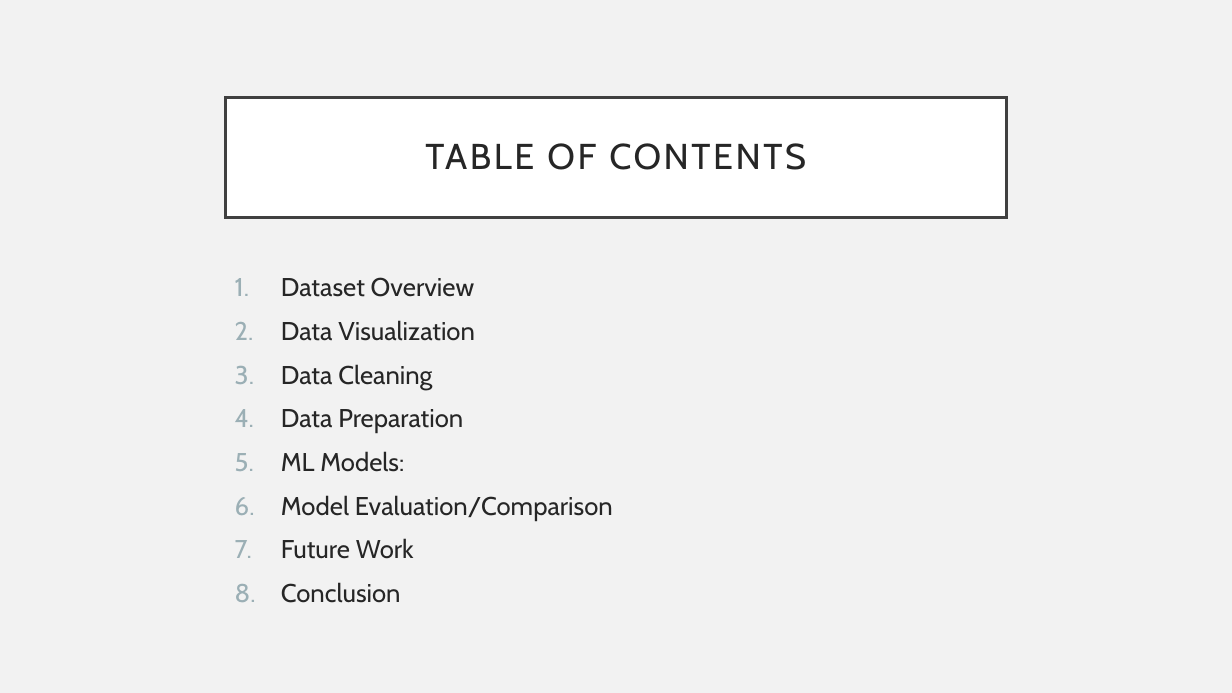
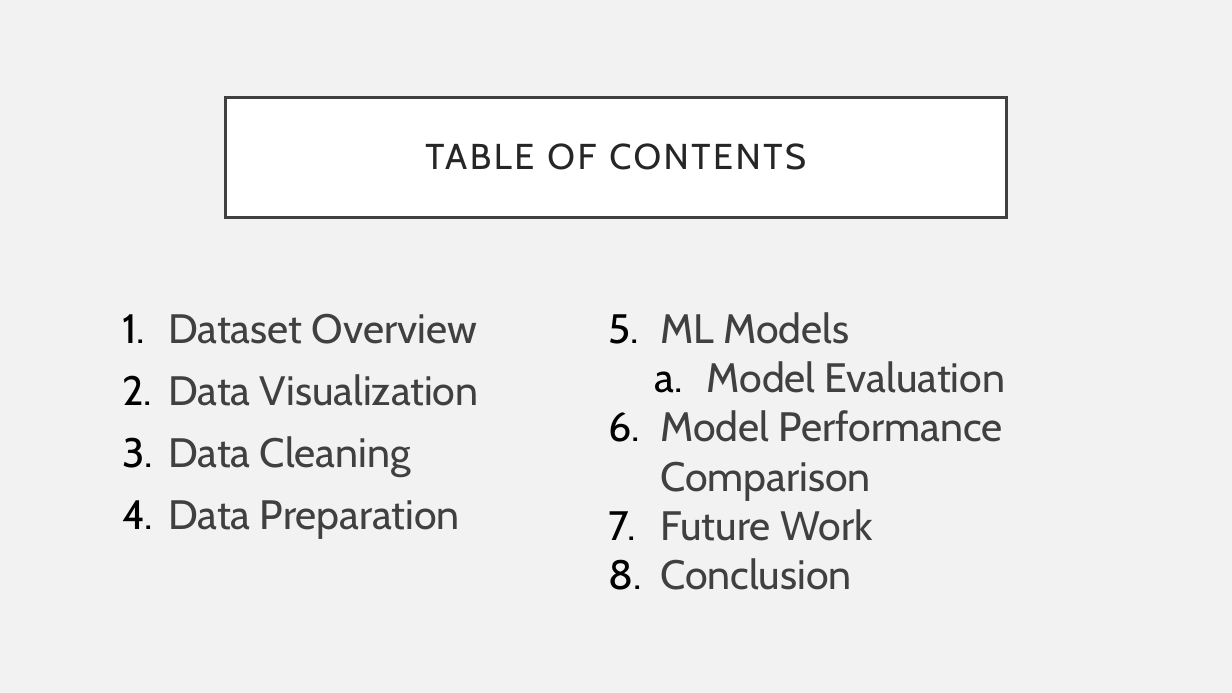
Before and after one commit to EZRA-DVLPR/MachineLearning-Comp542, a slide deck: slide 3 of group_proj/presentations/FinalPresentation.pptx. Drawn at 1232x693 pixels with LibreOffice and Linux fonts; fonts in the diff are those of the drawing. Boxes give left, top, right and bottom in pixels: in the first picture for what was removed or moved away, otherwise in the second. Text is boxed around its words. In the diff, an @@ line names an element or a change of style, - is before the commit and + after.

Commit message:
ppt update  and additional project cleaning

```diff
--- a/group_proj/presentations/FinalPresentation.pptx
+++ b/group_proj/presentations/FinalPresentation.pptx
@@ text "Dataset Overview": place and size @@
-text "Dataset Overview" at box(281, 277, 613, 603)
+text "Dataset Overview" at box(168, 313, 479, 539)
@@ text "Dataset Overview" at box(168, 313, 479, 539): size 20 to 32 pt, text colour #262626 to #404040; bullet colour #9BAFB5 to #000000 @@
@@ text added at box(660, 312, 1005, 541), 32 pt, text #404040 @@
+5. ML Models
+  a. Model Evaluation
+6. Model Performance Comparison
+7. Future Work
+8. Conclusion
@@ text at box(281, 451, 613, 603): paragraphs removed @@
-5. ML Models:
-6. Model Evaluation/Comparison
-7. Future Work
-8. Conclusion
```
Also in this commit, not shown: 8 other slides changed, 30 slides added, 4 slides removed, 1 other file.
